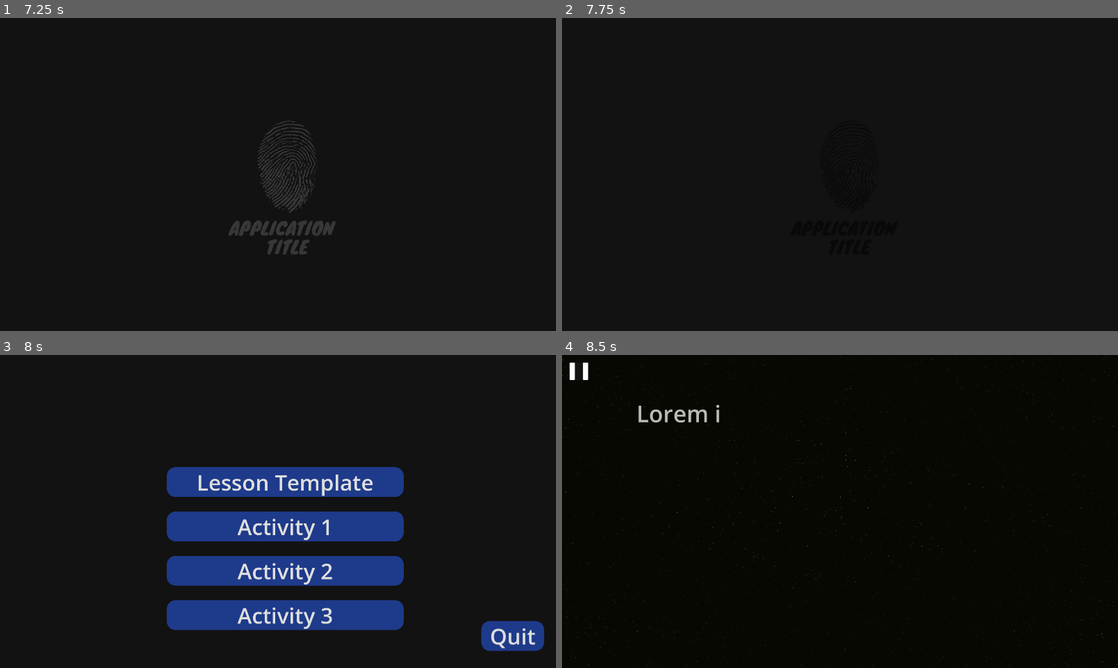
Above: before the commit, frames 1-4 (two rows, left to right).
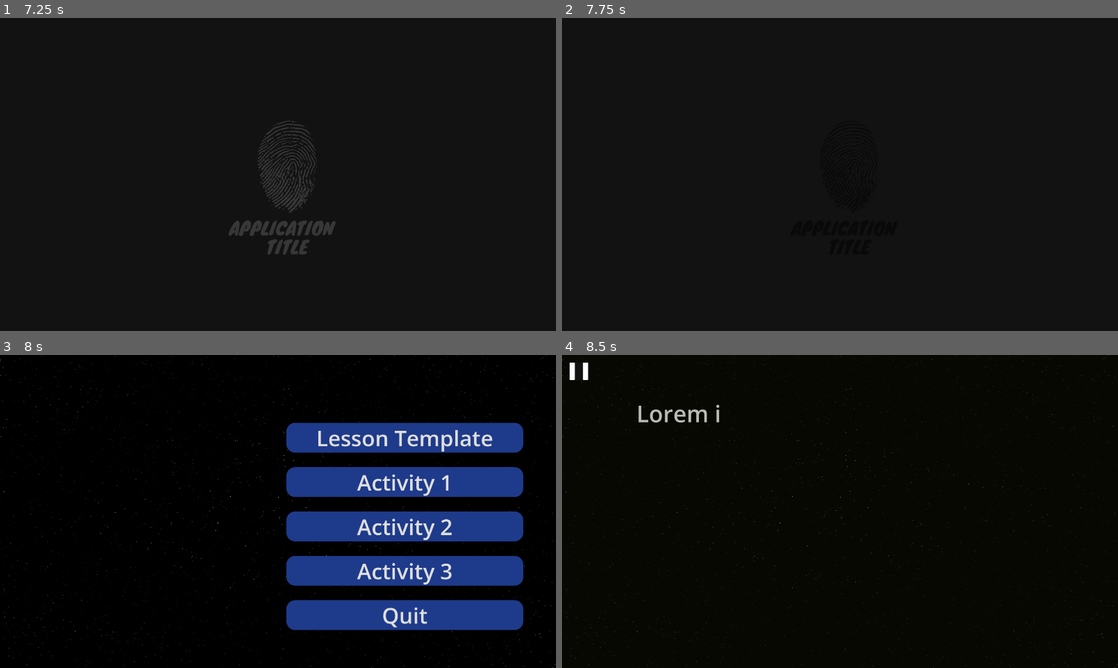
Above: after the commit, the same moments.

Repository: mrl-barua/ForensiScan
Game: Godot game, scene res://src/scenes/Splash/EngineSplash.tscn
Two runs of this game, one before a commit and one after it. Both use one fixed random seed, a clock stepped at 60 frames per second and the inputs below.
Inputs (mouse positions are in pixels of both pictures, inside the frame that each line leads up to):
- Up to frame 1 (7.25 s): tap Enter (ui_accept) at 0.5, 0.77, 2, 3.77, 4.25, 5.75, 6.5, 6.77 s; move the mouse to (400, 158) at 0.52 s; click (400, 158) at 0.67 s; drag from (166, 190) to (250, 237) at 1.27 s; move the mouse to (333, 105) at 2.02 s; click (333, 105) at 2.17 s; drag from (250, 237) to (111, 127) at 2.77 s; move the mouse to (444, 221) at 3.52 s; click (444, 221) at 3.67 s; drag from (111, 127) to (194, 96) at 4.27 s; move the mouse to (305, 174) at 5.02 s; click (305, 174) at 5.17 s; drag from (194, 96) to (166, 190) at 5.77 s; move the mouse to (400, 158) at 6.52 s; click (400, 158) at 6.67 s
- Up to frame 2 (7.75 s): drag from (728, 190) to (812, 237) at 7.27 s
- Up to frame 3 (8 s): no input
- Up to frame 4 (8.5 s): click "Lesson Template" at 8 s

Frames 1-2 are identical in both runs. In frame 3, 23% of the frame differs, in the area x 0-100%, y 0-100%; in frame 4, nothing differs.
Error in both runs: Invalid assignment of property or key 'text' with value of type 'String' on a base object of type 'null instance'. (res://src/scripts/Services/LicenseVerifier.…

Commit message:
feat: add Video Playback Component with Controls
- Created a new scene for Video Playback with a VideoStreamPlayer and UI controls for skipping forward and backward.
- Implemented VideoPlayback.gd script to manage video playback, including play, pause, resume, stop, and seeking functionality.
- Added signals for playback finished and time changed events.
- Integrated skip functionality to allow users to skip forward and backward by a defined time interval.

Diff:
--- /dev/null
+++ b/src/scenes/Components/VideoPlayback.tscn
@@ -0,0 +1,51 @@
+[gd_scene load_steps=3 format=3 uid="uid://blu02krbkpr8j"]
+
+[ext_resource type="Script" path="res://src/scripts/Services/VideoPlayback.gd" id="1_mnbrq"]
+[ext_resource type="VideoStream" path="res://assets/video/sample_1280x720_surfing_with_audio.ogv" id="2_puuub"]
+
+[node name="VideoPlayback" type="Control"]
+layout_mode = 3
+anchors_preset = 15
+anchor_right = 1.0
+anchor_bottom = 1.0
+grow_horizontal = 2
+grow_vertical = 2
+script = ExtResource("1_mnbrq")
+
+[node name="ColorRect" type="ColorRect" parent="."]
+layout_mode = 0
+offset_right = 1920.0
+offset_bottom = 1080.0
+color = Color(0.109804, 0.113725, 0.027451, 0.298039)
+metadata/_edit_lock_ = true
+
+[node name="VideoStreamPlayer" type="VideoStreamPlayer" parent="."]
+layout_mode = 2
+offset_left = 537.0
+offset_top = 200.0
+offset_right = 1817.0
+offset_bottom = 920.0
+scale = Vector2(0.683636, 0.71779)
+stream = ExtResource("2_puuub")
+autoplay = true
+
+[node name="HBoxContainer" type="HBoxContainer" parent="."]
+layout_mode = 0
+offset_left = 844.0
+offset_top = 880.0
+offset_right = 1098.0
+offset_bottom = 998.0
+theme_override_constants/separation = 54
+
+[node name="SkipBackButton" type="Button" parent="HBoxContainer"]
+layout_mode = 2
+theme_override_font_sizes/font_size = 80
+text = "<<"
+
+[node name="SkipForwardButton" type="Button" parent="HBoxContainer"]
+layout_mode = 2
+theme_override_font_sizes/font_size = 80
+text = ">>"
+
+[connection signal="pressed" from="HBoxContainer/SkipBackButton" to="." method="_on_skip_back_button_pressed"]
+[connection signal="pressed" from="HBoxContainer/SkipForwardButton" to="." method="_on_skip_forward_button_pressed"]
--- a/src/scenes/Lesson/Lesson_1.1.tscn
+++ b/src/scenes/Lesson/Lesson_1.1.tscn
@@ -1,9 +1,10 @@
-[gd_scene load_steps=5 format=3 uid="uid://dqtsm4w2peyjr"]
+[gd_scene load_steps=6 format=3 uid="uid://dqtsm4w2peyjr"]
 
 [ext_resource type="Texture2D" uid="uid://byio0luq7uppw" path="res://assets/images/Background/StarField.png" id="1_2uoaf"]
 [ext_resource type="PackedScene" uid="uid://r7v4w30c0k7l" path="res://src/scenes/Components/Pause.tscn" id="2_oq0u4"]
 [ext_resource type="PackedScene" uid="uid://c7pggom3bb7tm" path="res://src/scenes/Components/ZoomableImage.tscn" id="3_66obh"]
 [ext_resource type="Texture2D" uid="uid://5sx54bp338g5" path="res://assets/images/Lesson/Fingerpint_Sample_1.jpg" id="4_sji75"]
+[ext_resource type="PackedScene" uid="uid://blu02krbkpr8j" path="res://src/scenes/Components/VideoPlayback.tscn" id="5_mpm5e"]
 
 [node name="Lesson1_1" type="Node2D"]
 
@@ -15,9 +16,14 @@
 metadata/_edit_lock_ = true
 
 [node name="Pause" parent="." instance=ExtResource("2_oq0u4")]
-visible = false
 
 [node name="ZoomableImage" parent="." instance=ExtResource("3_66obh")]
+visible = false
 offset_left = -5.0
 offset_right = -5.0
 image_texture = ExtResource("4_sji75")
+
+[node name="VideoPlayback" parent="." instance=ExtResource("5_mpm5e")]
+offset_left = -1.0
+offset_right = -1.0
+video_path = "res://assets/video/sample_1280x720_surfing_with_audio.ogv"
--- a/src/scenes/MainMenu.tscn
+++ b/src/scenes/MainMenu.tscn
@@ -23,10 +23,10 @@
 [node name="CanvasLayer" type="CanvasLayer" parent="."]
 
 [node name="MainButtons" type="VBoxContainer" parent="CanvasLayer"]
-offset_left = 576.0
-offset_top = 387.0
-offset_right = 1394.0
-offset_bottom = 989.0
+offset_left = 989.0
+offset_top = 234.0
+offset_right = 1807.0
+offset_bottom = 836.0
 theme_override_constants/separation = 50
 
 [node name="StartLessonButton" type="Button" parent="CanvasLayer/MainButtons"]
@@ -53,20 +53,14 @@
 theme_override_styles/normal = ExtResource("3_kxrrv")
 text = "Activity 3"
 
-[node name="SideButtons" type="VBoxContainer" parent="CanvasLayer"]
-offset_left = 1662.0
-offset_top = 918.0
-offset_right = 1879.0
-offset_bottom = 1091.0
-theme_override_constants/separation = 80
-
-[node name="QuitButton" type="Button" parent="CanvasLayer/SideButtons"]
+[node name="QuitButton" type="Button" parent="CanvasLayer/MainButtons"]
 layout_mode = 2
 theme_override_font_sizes/font_size = 75
 theme_override_styles/normal = ExtResource("3_kxrrv")
 text = "Quit"
 
 [node name="LicenseVerifier" parent="." instance=ExtResource("4_cwid3")]
+visible = false
 anchors_preset = 0
 anchor_right = 0.0
 anchor_bottom = 0.0
@@ -91,6 +85,6 @@
 visible = false
 
 [connection signal="pressed" from="CanvasLayer/MainButtons/StartLessonButton" to="." method="_on_start_lesson_button_pressed"]
-[connection signal="pressed" from="CanvasLayer/SideButtons/QuitButton" to="." method="_on_quit_button_pressed"]
+[connection signal="pressed" from="CanvasLayer/MainButtons/QuitButton" to="." method="_on_quit_button_pressed"]
 
 [editable path="LicenseVerifier"]
--- /dev/null
+++ b/src/scripts/Services/VideoPlayback.gd
@@ -0,0 +1,78 @@
+extends Control
+
+signal playback_finished
+signal time_changed(current_time: float)
+
+@export var video_path: String
+@onready var video_stream_player: VideoStreamPlayer = $ScrollContainer/VideoStreamPlayer
+
+const SKIP_TIME: float = 10.0
+
+var duration: float = 0.0
+var is_playing: bool = false
+
+func _ready():
+	await ready
+	if video_stream_player != null:
+		video_stream_player.finished.connect(_on_video_finished)
+		if video_path:
+			load_video(video_path)
+
+# New method to load video from path
+func load_video(path: String):
+	var video = load(path)
+	if video is VideoStream:
+		set_video(video)
+	else:
+		push_error("Invalid video file path")
+
+# Existing methods remain the same
+func play():
+	video_stream_player.play()
+	is_playing = true
+
+func pause():
+	video_stream_player.paused = true
+	is_playing = false
+
+func resume():
+	video_stream_player.paused = false
+	is_playing = true
+
+func stop():
+	video_stream_player.stop()
+	is_playing = false
+
+func skip_forward():
+	seek(video_stream_player.get_stream_position() + SKIP_TIME)
+
+func skip_backward():
+	seek(video_stream_player.get_stream_position() - SKIP_TIME)
+
+func seek(time: float):
+	var target_time = clamp(time, 0, duration)
+	video_stream_player.seek(target_time)
+
+func set_video(video_stream: VideoStream):
+	video_stream_player.stream = video_stream
+	duration = video_stream_player.stream.get_length()
+
+func get_current_time() -> float:
+	return video_stream_player.get_stream_position()
+
+func get_duration() -> float:
+	return duration
+
+func get_is_playing() -> bool:
+	return is_playing
+
+# Private methods
+func _on_video_finished():
+	is_playing = false
+	emit_signal("playback_finished")
+
+func _on_skip_back_button_pressed():
+	skip_backward()
+
+func _on_skip_forward_button_pressed():
+	skip_forward()
Not shown: 1 places in src/scenes/MainMenu.tscn that only renumber resources
Not shown, added: assets/video/sample_1280x720_surfing_with_audio.ogv
